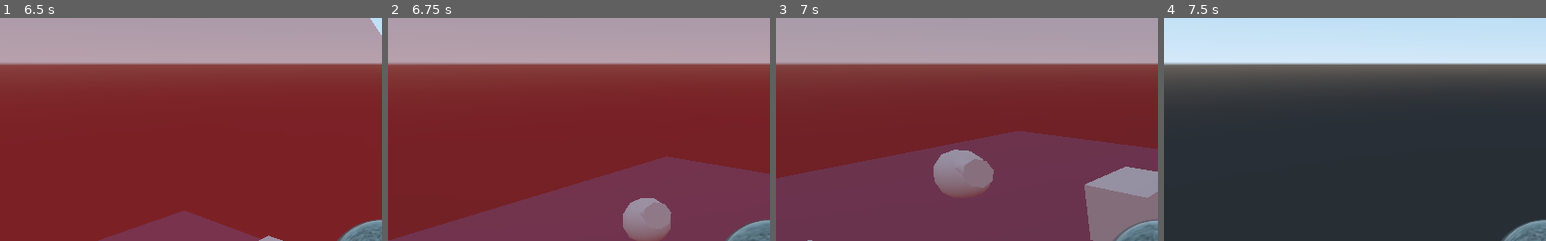
Above: before the commit, frames 1-4 (left to right).
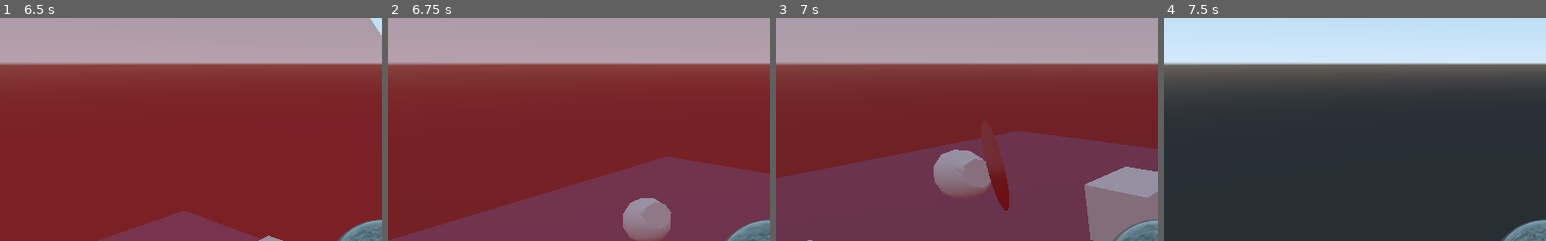
Above: after the commit, the same moments.

Repository: lea0101/BallRacer
Game: Godot game, scene res://Levels/TestLevel.tscn
Two runs of this game, one before a commit and one after it. Both use one fixed random seed, a clock stepped at 60 frames per second and the inputs below. The project has no main scene, so this scene is started directly.
Inputs (mouse positions are % of the whole screen's width and height, from its top left):
- Up to frame 1 (6.5 s): tap Enter at 0.5 s; move the mouse to (45, 70) at 0.52 s; hold Up (ui_up) 0.53-2.03 s; tap Space (ui_select) at 0.77, 1.52, 3.02, 3.77, 4.52, 6.02 s; move the mouse to (80, 65) at 1.27 s; move the mouse to (20, 35) at 2.02 s; hold Left (ui_left) 2.03-3.53 s; move the mouse to (55, 50) at 2.77 s; move the mouse to (35, 25) at 3.52 s; hold Down (ui_down) 3.53-4.28 s; move the mouse to (72, 45) at 4.27 s; hold Right (ui_right) 4.28-5.03 s; move the mouse to (30, 55) at 5.02 s; hold Up (ui_up) 5.03-5.78 s; move the mouse to (60, 28) at 5.77 s; hold Right (ui_right) from 5.78 s (still down)
- Up to frame 2 (6.75 s): keep holding Right (ui_right); move the mouse to (45, 70) at 6.52 s
- Up to frame 3 (7 s): keep holding Right (ui_right); tap Space (ui_select) at 6.77 s
- Up to frame 4 (7.5 s): keep holding Right (ui_right); move the mouse to (80, 65) at 7.27 s
The pictures show only the part of the screen within x 0-50%, y 0-50%; the shares and areas given below are measured in that part.

Frames 1-2 are identical in both runs. In frame 3, 1.3% of the frame differs, in the area x 53-61%, y 52-87%; in frame 4, nothing differs.

Commit message:
Fixed turret
it is in the test level scene

Diff:
--- a/LevelTriggers/Turret.gd
+++ b/LevelTriggers/Turret.gd
@@ -28,8 +28,12 @@
 	print("Firing at: " + str(target.translation))
 	var projectile = projectile_prefab.instance()
 	get_parent().add_child(projectile)
-	projectile.translation=projectile_launcher.translation
-	projectile.rotation=projectile_launcher.rotation
+
+	projectile.scale = Vector3.ONE
+
+	projectile.global_transform=projectile_launcher.global_transform
+	projectile.look_at(target.translation, Vector3.UP)
+	projectile.apply_central_impulse(-projectile.transform.basis.z * projectile.force)
 
 func _on_Turret_body_entered(body):
 	if body.collision_layer==2:
